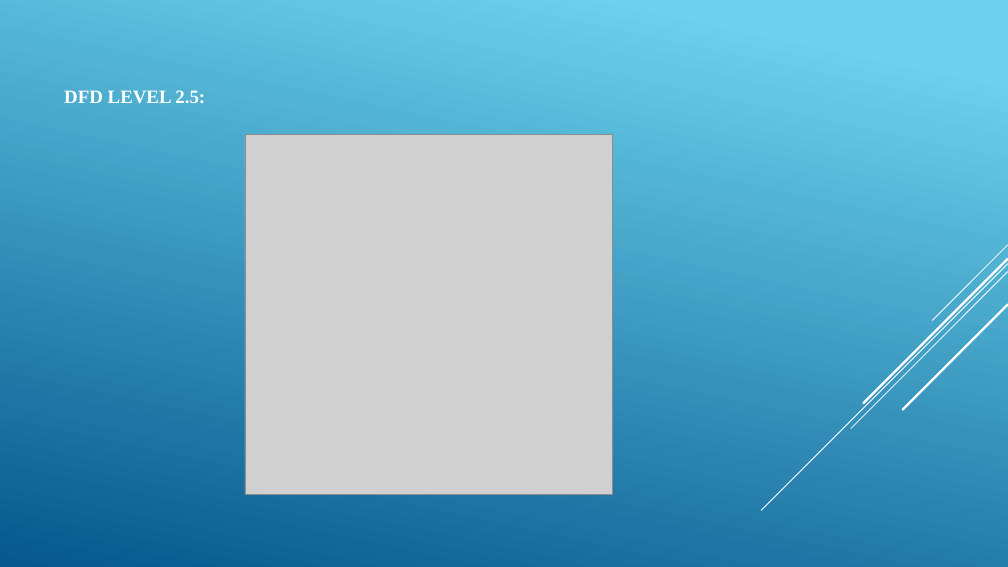
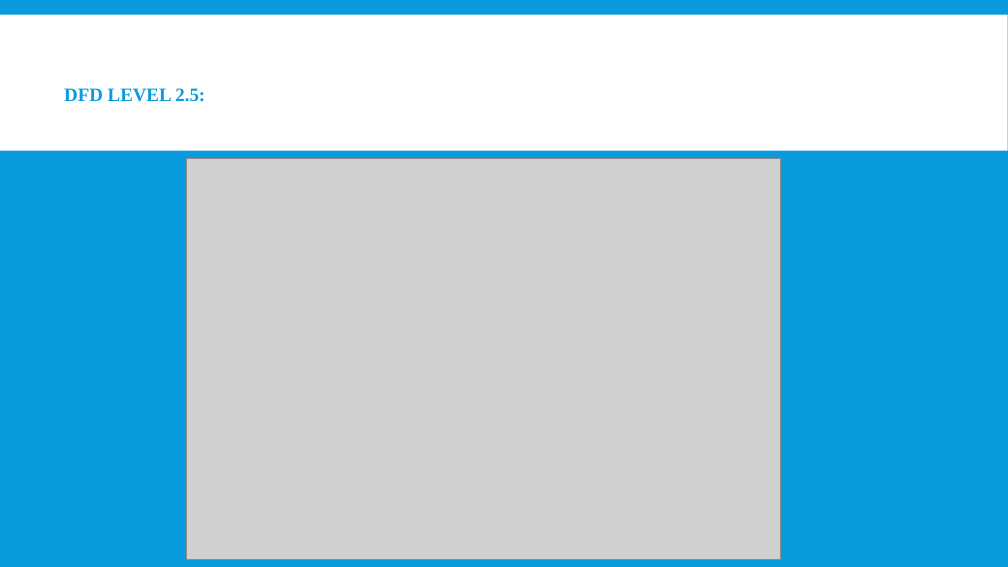
Before and after one commit to SanjayJoshi116/Extra-Curricular-Activity-Management, a slide deck: slide 19 of Project Docs/Presentation.pptx. Drawn at 1008x567 pixels with LibreOffice and Linux fonts; fonts in the diff are those of the drawing; grey boxes stand for pictures. Boxes give left, top, right and bottom in pixels: in the first picture for what was removed or moved away, otherwise in the second. Text is boxed around its words. In the diff, an @@ line names an element or a change of style, - is before the commit and + after.

```diff
--- a/Project Docs/Presentation.pptx
+++ b/Project Docs/Presentation.pptx
@@ background gradient #6ED2EB to #06588E to #099BDD @@
@@ rectangle added at box(0, 14, 1008, 150), fill #FFFFFF @@
@@ title "DFD LEVEL 2.5:" at box(64, 88, 205, 102): text colour #FFFFFF to #099BDD; line spacing 1 to 0.85 @@
@@ picture: place and size @@
-picture at box(245, 135, 613, 494)
+picture at box(187, 159, 781, 560)
@@ group removed at box(761, 245, 1008, 510): 5 lines @@
```
Also in this commit, not shown: 19 other slides changed.
